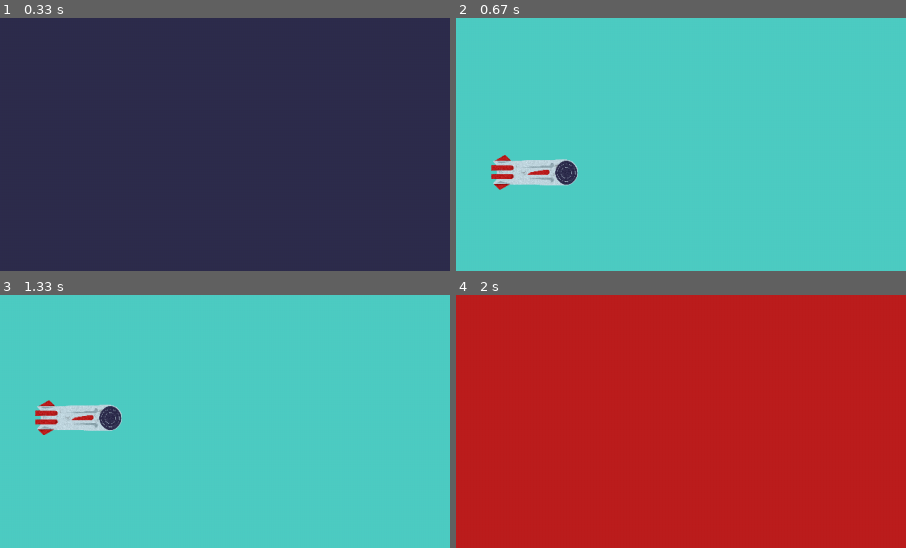
Above: before the commit, frames 1-4 (two rows, left to right).
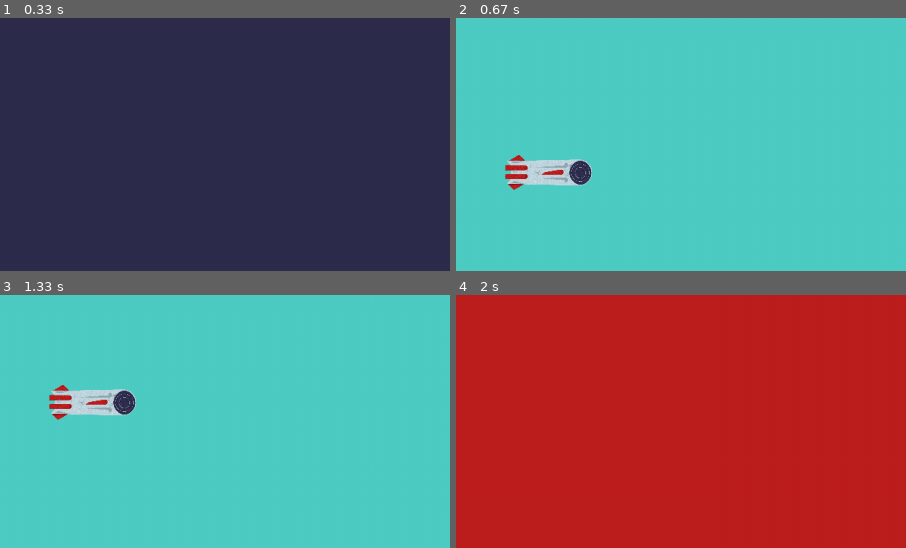
Above: after the commit, the same moments.

Repository: AdrianFSN/proyecto-final-pygame-quest
Game: pygame game, started from main.py
Same seed, same stepped clock (60 frames per second), same inputs: the game is played once before the commit and once after it.
Inputs:
- Up to frame 1 (0.33 s): no input
- Up to frame 2 (0.67 s): tap Space at 0.33 s
- Up to frame 3 (1.33 s): hold Up 0.67-1.13 s; hold Down from 1.17 s (still down)
- Up to frame 4 (2 s): release Down at 1.47 s; tap Space at 1.5, 1.83 s
The pictures show only the part of the screen within x 0-50%, y 20-70%; the shares and areas given below are measured in that part.

Frame 1 is identical in both runs. In frame 2, 1.6% of the frame differs, in the area x 7-31%, y 54-68%; in frame 3, 3.0%, in the area x 7-31%, y 35-56%; in frame 4, nothing differs.

Commit message:
feat: añado la rama pruebas al proyecto y la función accelerate al programa para acelerar la nave. No funciona.

Diff:
--- a/glumtar/entities.py
+++ b/glumtar/entities.py
@@ -1,13 +1,13 @@
 import os
-from typing import Any
 import pygame
 from . import HEIGHT, WIDTH
 
 
 class Ship(pygame.sprite.Sprite):
-    margin = 50
+    margin = 70
     speed = 5
     size_modifier = 4
+    speed_boost = .7
 
     def __init__(self):
         super().__init__()
@@ -25,11 +25,23 @@
     def update(self):
         pressed = pygame.key.get_pressed()
         if pressed[pygame.K_UP]:
-            self.rect.y -= self.speed
+            self.accelerated_speed = self.speed
+            self.rect.y -= self.speed + \
+                self.accelerate(self.accelerated_speed)
             if self.rect.top < 0:
                 self.rect.top = 0
 
         if pressed[pygame.K_DOWN]:
-            self.rect.y += self.speed
+            self.accelerated_speed = self.speed
+            self.rect.y += self.speed + \
+                self.accelerate(self.accelerated_speed)
             if self.rect.bottom > HEIGHT:
                 self.rect.bottom = HEIGHT
+
+    def accelerate(self, speed):
+        acceleration = speed
+        acceleration *= self.speed_boost
+        if self.accelerated_speed != self.speed:
+            return self.accelerated_speed
+
+        return acceleration
--- a/main.py
+++ b/main.py
@@ -1,5 +1,5 @@
 from glumtar.game import Glumtar
 
 if __name__ == '__main__':
-    juego = Glumtar()
-    juego.play()
+    the_game = Glumtar()
+    the_game.play()
